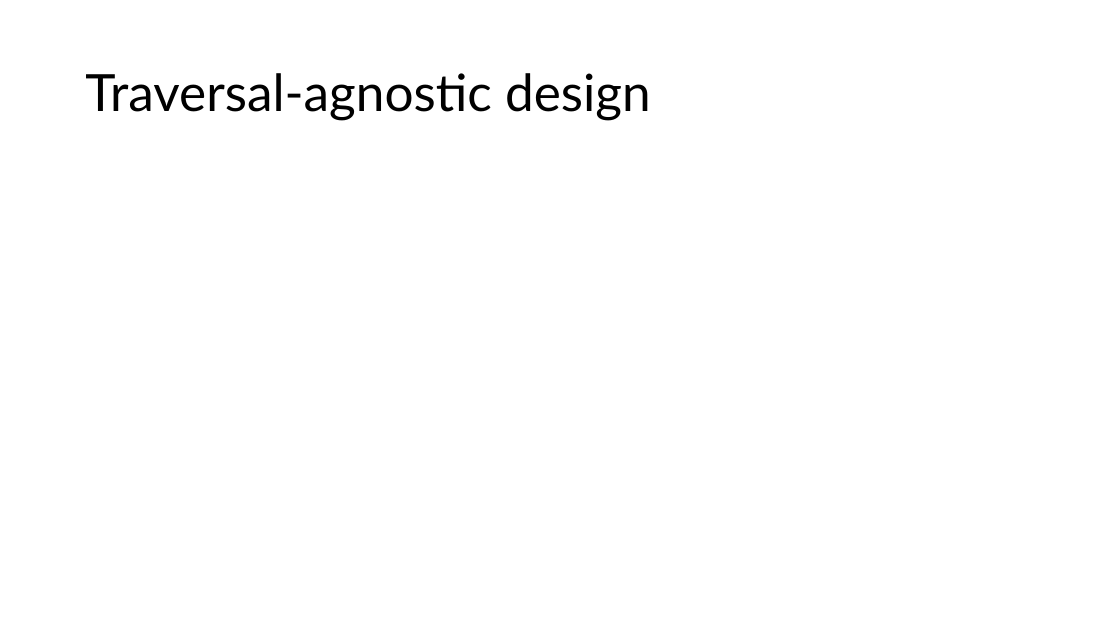
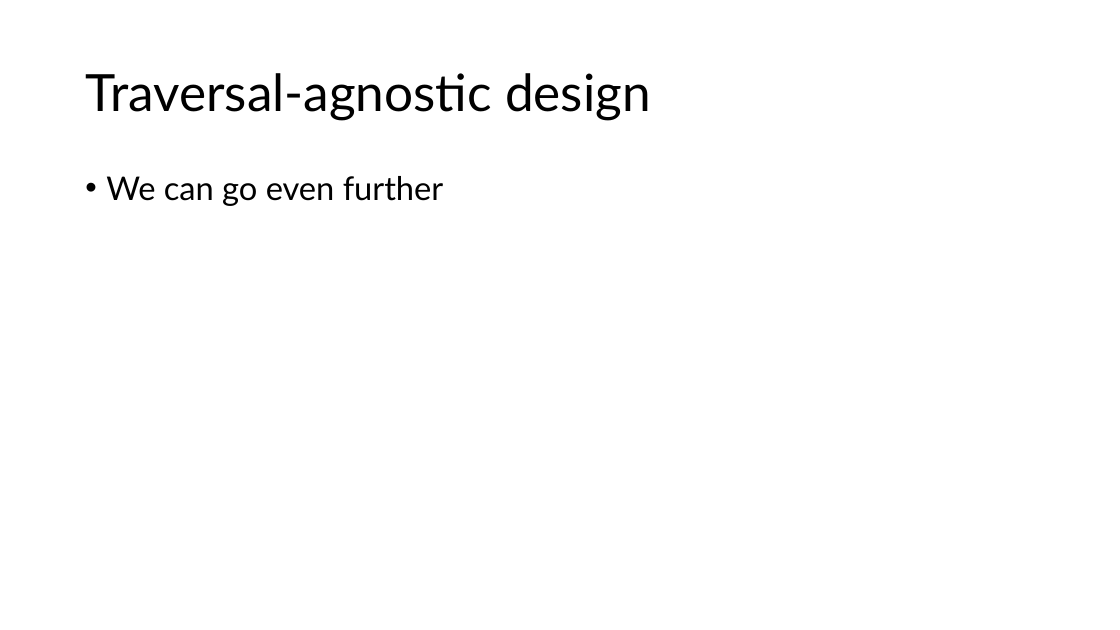
Before and after one commit to jiriklepl/phd-thesis, a slide deck: slide 5 of slides/Optimizing Memory Layouts and Traversal Orders in High-Performance Computing.pptx (slide 4 before the commit). Drawn at 1120x630 pixels with LibreOffice and Linux fonts; fonts in the diff are those of the drawing. Boxes give left, top, right and bottom in pixels: in the first picture for what was removed or moved away, otherwise in the second. Text is boxed around its words. In the diff, an @@ line names an element or a change of style, - is before the commit and + after.

```diff
--- a/slides/Optimizing Memory Layouts and Traversal Orders in High-Performance Computing.pptx
+++ b/slides/Optimizing Memory Layouts and Traversal Orders in High-Performance Computing.pptx
@@ text added at [106, 176, 444, 206], 28 pt, text #000000 @@
+• We can go even further
```
Also in this commit, not shown: 1 other slide changed, 1 slide added.
